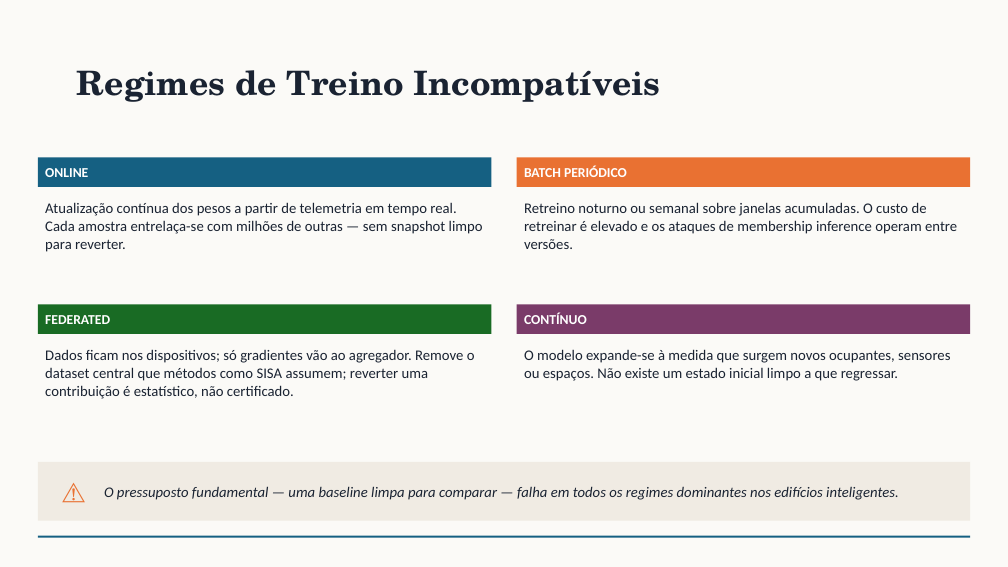
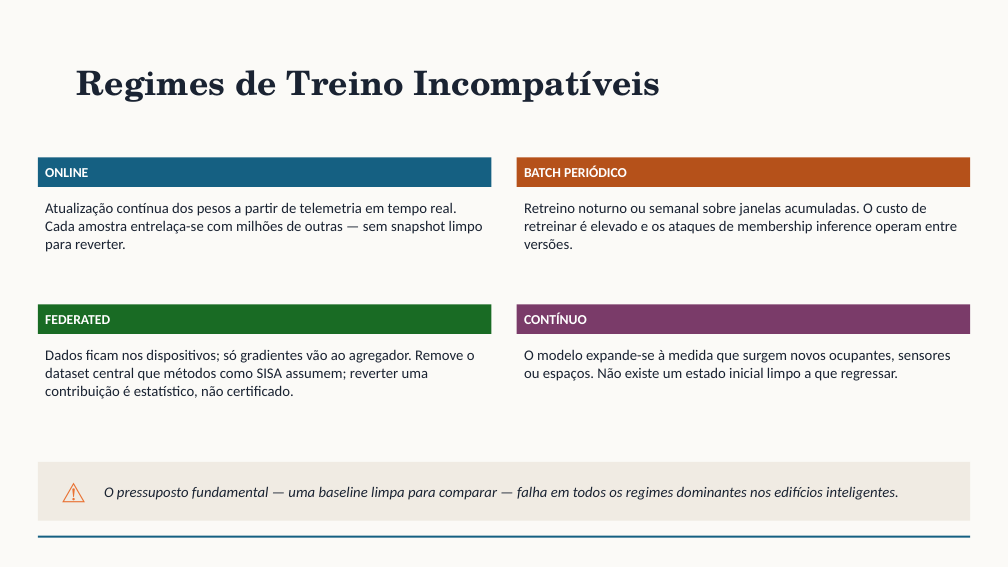
Before and after one commit to rafaeldpsilva/sa4cps-vault, a slide deck: slide 5 of Entregas PhD/machine-unlearning.pptx. Drawn at 1008x567 pixels with LibreOffice and Linux fonts; fonts in the diff are those of the drawing. Boxes give left, top, right and bottom in pixels: in the first picture for what was removed or moved away, otherwise in the second. Text is boxed around its words. In the diff, an @@ line names an element or a change of style, - is before the commit and + after.

```diff
--- a/Entregas PhD/machine-unlearning.pptx
+++ b/Entregas PhD/machine-unlearning.pptx
@@ rectangle "BATCH PERIÓDICO" at <box>516,157,970,187</box>: fill #E97132 to #B5511A @@
```
Also in this commit, not shown: 3 other slides changed, 4 slides added.
